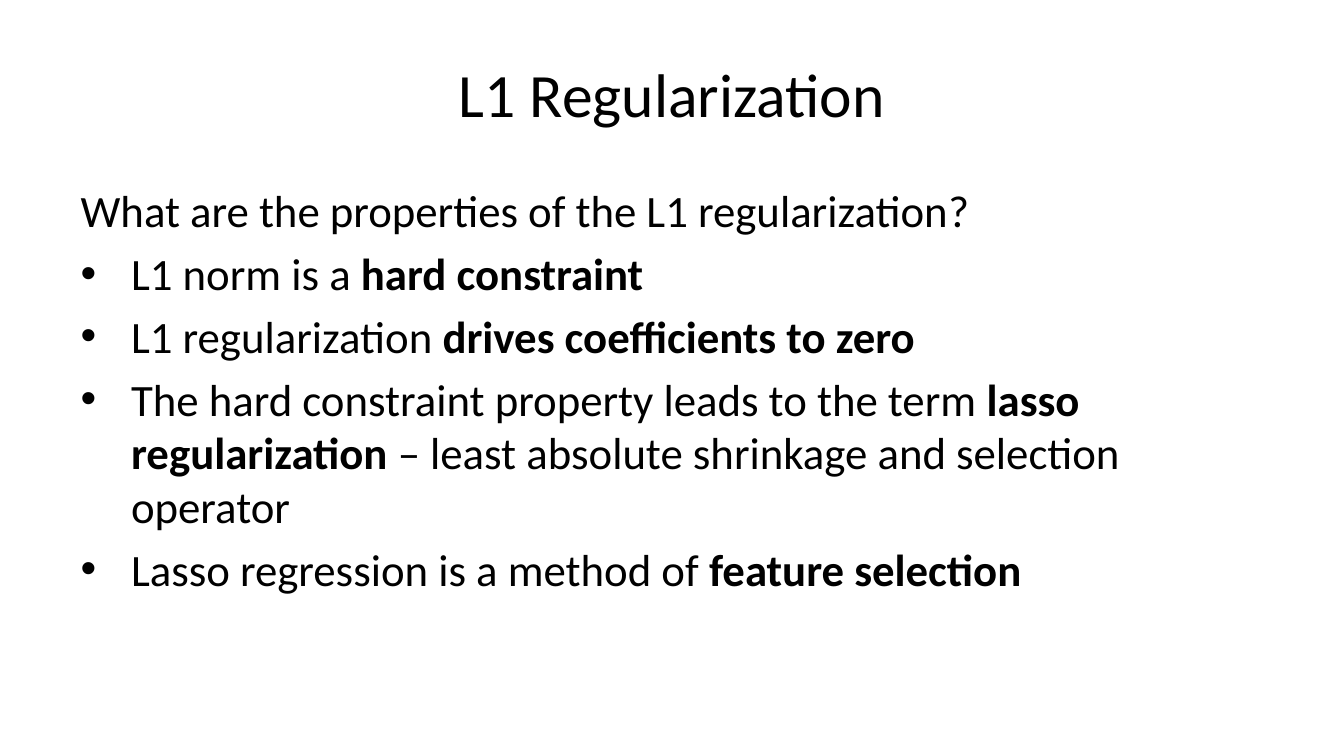
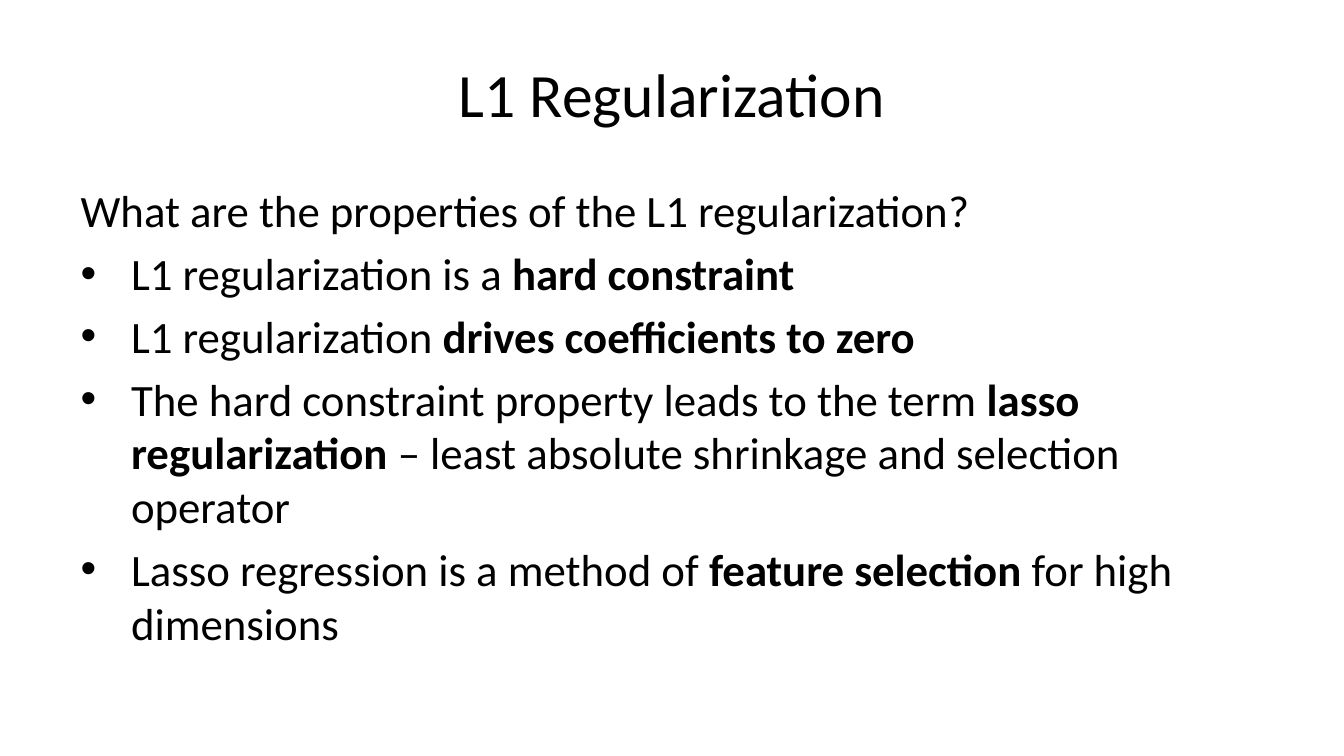
Before and after one commit to StephenElston/CSCI-E-83, a slide deck: slide 35 of LectureSlides/10a_ModelsInHighDimensions.pptx (slide 34 before the commit). Drawn at 1344x756 pixels with LibreOffice and Linux fonts; fonts in the diff are those of the drawing. Boxes give left, top, right and bottom in pixels: in the first picture for what was removed or moved away, otherwise in the second. Text is boxed around its words. In the diff, an @@ line names an element or a change of style, - is before the commit and + after.

```diff
--- a/LectureSlides/10a_ModelsInHighDimensions.pptx
+++ b/LectureSlides/10a_ModelsInHighDimensions.pptx
@@ text at [131,258,795,298]: text changed; bold off @@
-• L1 norm is a hard constraint
+• L1 regularization is a hard constraint
@@ text at [131,554,1172,641]: text changed @@
-• Lasso regression is a method of feature selection
+• Lasso regression is a method of feature selection for high dimensions
```
Also in this commit, not shown: 9 other slides changed, 1 slide added.
